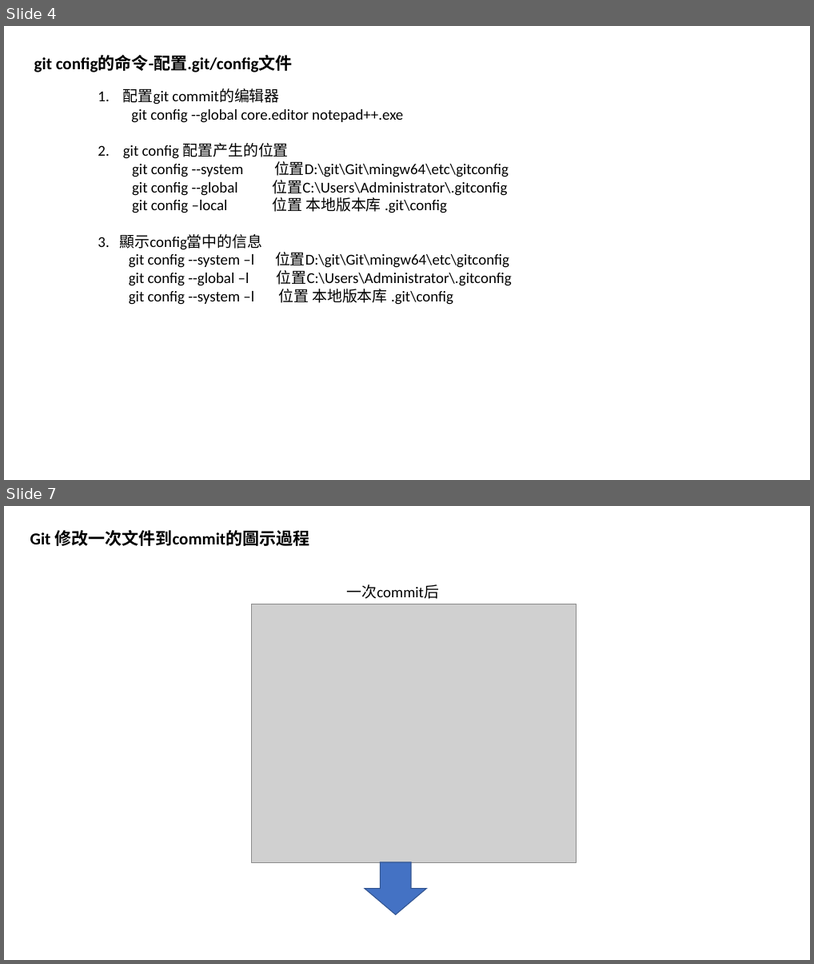
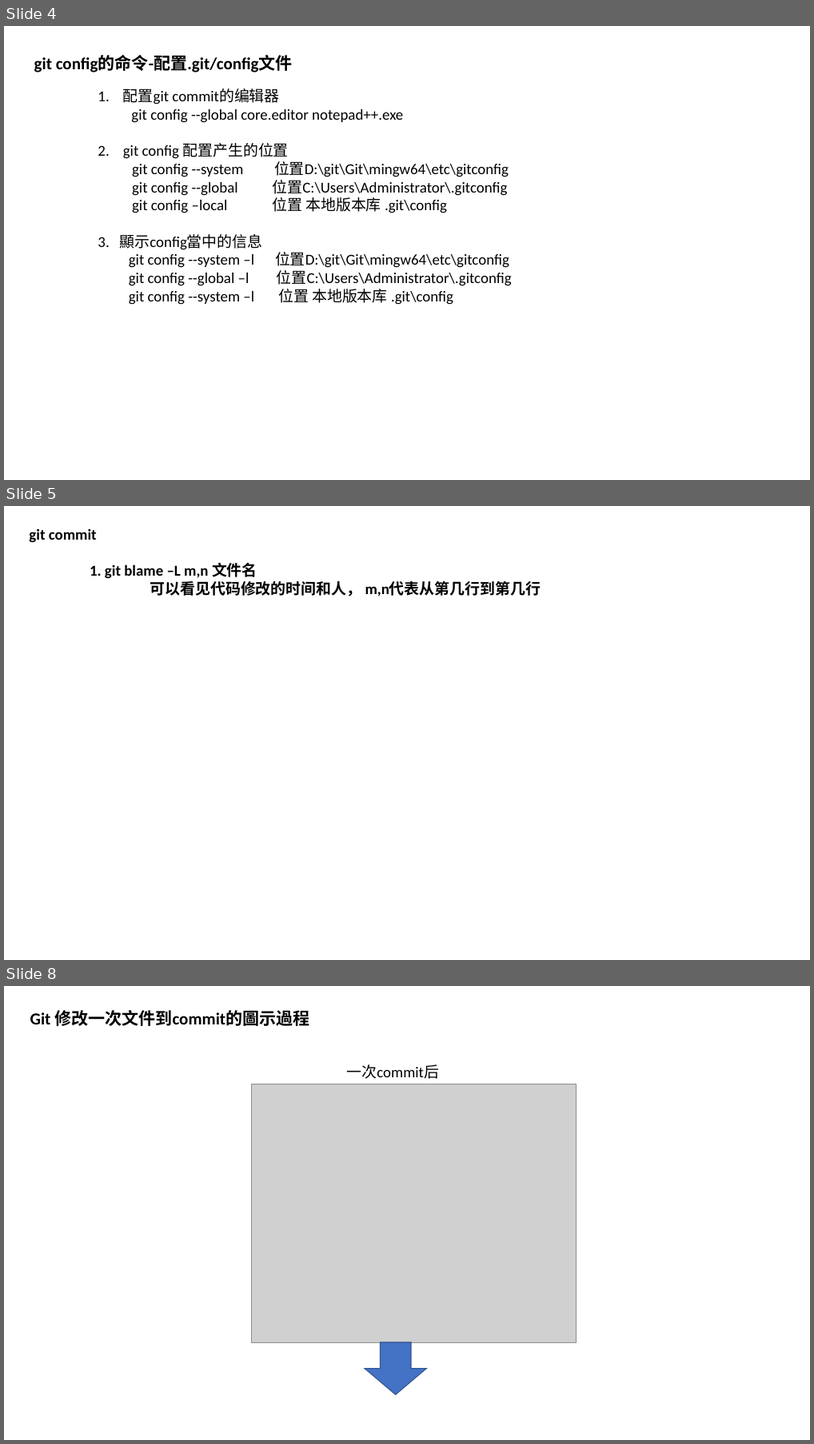
Before and after one commit to luchaojun/ChaojunStudy, a slide deck: GitStudy/GitStudy.pptx. Shown one above the other, each under a label of ours: slides 4 and 7 before the commit, slides 4, 5 and 8 after it; the slides between them are not shown. The pictures are 814x964 and 814x1444 pixels, drawn with LibreOffice and Linux fonts; fonts in the diff are those of the drawing; grey boxes stand for pictures. Boxes give left, top, right and bottom in pixels: in the first picture for what was removed or moved away, otherwise in the second. Text is boxed around its words. In the diff, an @@ line names an element or a change of style, - is before the commit and + after.

Commit message:
Add git blame command

```diff
--- a/GitStudy/GitStudy.pptx
+++ b/GitStudy/GitStudy.pptx
@@ slide 5 added at [4, 506, 810, 960], background #FFFFFF @@
@@ text added at [29, 528, 541, 596], 18 pt, text #000000, bold @@
+git commit
+1. git blame –L m,n 文件名
+可以看见代码修改的时间和人， m,n代表从第几行到第几行
@@ what was slide 7 is now slide 8 @@
```
Also in this commit, not shown: 2 slides changed.
